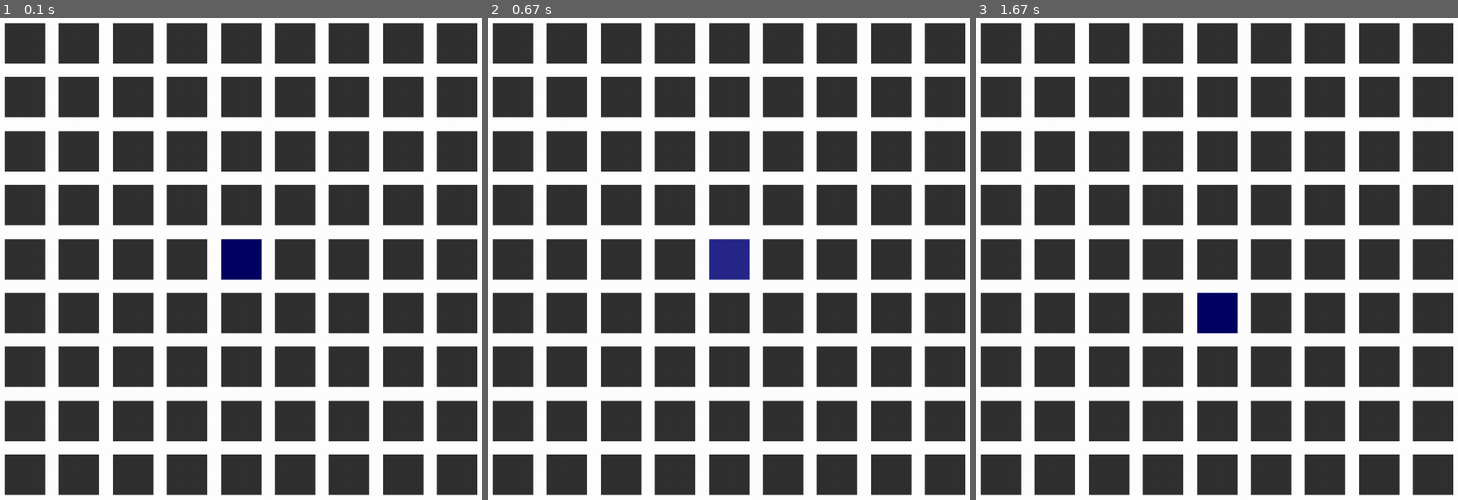
Above: before the commit, frames 1-3 (left to right).
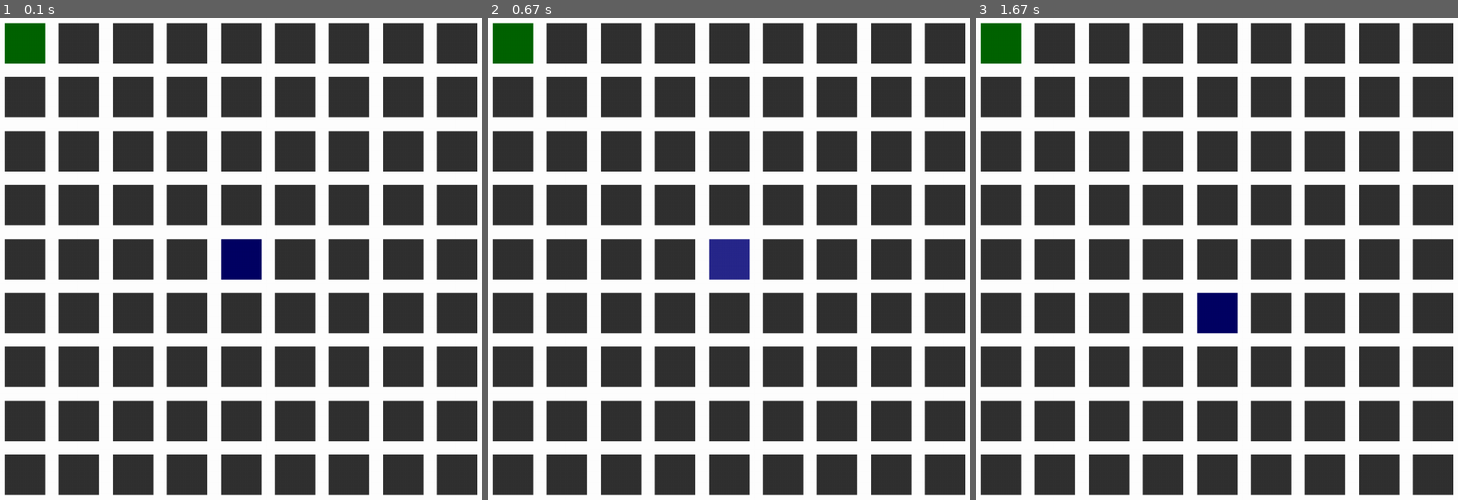
Above: after the commit, the same moments.

Repository: maxcaddie/Ludum_Dare_46
Game: pygame game, started from src/main.py
Two runs of this game, one before a commit and one after it. Both use one fixed random seed, a clock stepped at 60 frames per second and the inputs below.
Inputs (mouse positions are in pixels of both pictures, inside the frame that each line leads up to):
- Up to frame 1 (0.1 s): no input
- Up to frame 2 (0.67 s): click (729, 259) at 0.38 s
- Up to frame 3 (1.67 s): click (1221, 292) at 0.72 s

The runs differ from the first frame. In frame 1, 0.7% of the frame differs, in the area x 0-10%, y 1-10%; in frame 2, 0.7%; in frame 3, 0.7%.

Commit message:
Started minmax

Diff:
--- a/src/Enemy.py
+++ b/src/Enemy.py
@@ -1,3 +1,38 @@
+from Move import Move
+
+
 class Enemy:
-    def makeMove(self, state):
+    def makeMove(self, game_state):
+        enemy_peices = game_state.getEnemyPeices()
+        player_peices = game_state.getPlayerPeices()
+        print(self.calculate_score_of_board(enemy_peices, player_peices))
+        self.getMinScore(enemy_peices, player_peices)
         return None
+
+    def calculate_score_of_board(self, enemy_peices, player_peices):
+        score = 0
+        for enemy_peice in enemy_peices:
+            score += self.calculate_score_of_peice(enemy_peice, player_peices)
+        return score
+
+    def calculate_score_of_peice(self, enemy_peice, player_peices):
+        min_score = 999999
+        for player_piece in player_peices:
+            min_score = min(min_score, self.calculate_score_to_that_peice(
+                enemy_peice, player_piece))
+        return min_score
+
+    def calculate_score_to_that_peice(self, enemy_peice, player_peice):
+        return pow(abs(enemy_peice.i-player_peice.i)+abs(enemy_peice.j-player_peice.j), 2)
+
+    def getMinScore(self, enemy_peices, player_peices):
+        print(self.every_possible_board(enemy_peices, player_peices))
+
+    def every_possible_board(self, peices_to_move, peices_to_reach):
+        moves_possible = []
+        invalid_tiles = []
+        for peice in peices_to_reach:
+            invalid_tiles.append((peice.i, peice.j))
+        for peice in peices_to_move:
+            current_i = peice.i
+            current_j = peice.j
--- a/src/GameState.py
+++ b/src/GameState.py
@@ -8,6 +8,7 @@
         self.state = [[Tile(i_counter, j_counter) for i_counter in range(
             0, 9)] for j_counter in range(0, 9)]
         self.addPeices(4, 4, 2, True)
+        self.addPeices(0, 0, -2, False)
 
     def move(self, from_tile, to_tile, player):
         new_move = Move(from_tile.i, from_tile.j, to_tile.i,
@@ -16,8 +17,6 @@
 
     def addPeices(self, i, j, number, player):
         if self.isValidIJ(i, j):
-            if not player:
-                number *= -1
             self.state[i][j].stack_size += number
             self.state[i][j].reset_tile_colour()
 
@@ -57,3 +56,21 @@
 
     def isValidIJ(self, i, j):
         return i < len(self.state) and j < len(self.state[0]) and i >= 0 and j >= 0
+
+    def getEnemyPeices(self):
+        enemy_peices = []
+        for i in range(0, len(self.state)):
+            for j in range(0, len(self.state[0])):
+                tile = self.getTile(i, j)
+                if tile.isEnemy():
+                    enemy_peices.append(tile)
+        return enemy_peices
+
+    def getPlayerPeices(self):
+        player_peices = []
+        for i in range(0, len(self.state)):
+            for j in range(0, len(self.state[0])):
+                tile = self.getTile(i, j)
+                if tile.isPlayer():
+                    player_peices.append(tile)
+        return player_peices
--- a/src/Tile.py
+++ b/src/Tile.py
@@ -38,8 +38,14 @@
             self.colour[i] = self.colour[i]+SELECTED_COLOUR_OFFSET[i]
         self.update_tile()
 
+    def copy(self):
+        return Tile(self.i, self.j)
+
     def isPlayer(self):
         return self.stack_size > 0
 
     def isEmpty(self):
         return self.stack_size == 0
+
+    def isEnemy(self):
+        return self.stack_size < 0
--- a/src/main.py
+++ b/src/main.py
@@ -2,6 +2,7 @@
 from Graphics import Graphics
 from Move import Move
 from GameState import GameState
+from Enemy import Enemy
 
 
 def main():
@@ -12,6 +13,7 @@
 
     game_state = GameState()
     state = game_state.getState()
+    enemy = Enemy()
 
     game_graphics = Graphics(state)
 
@@ -37,6 +39,9 @@
                             if tile_clicked_on.isEmpty():
                                 game_state.move(
                                     selected_tile, tile_clicked_on, True)
+                                game_graphics.updateGraphics(state)
+                                selected_tile = None
+                                enemy.makeMove(game_state)
 
         state = game_state.getState()
         game_graphics.updateGraphics(state)
